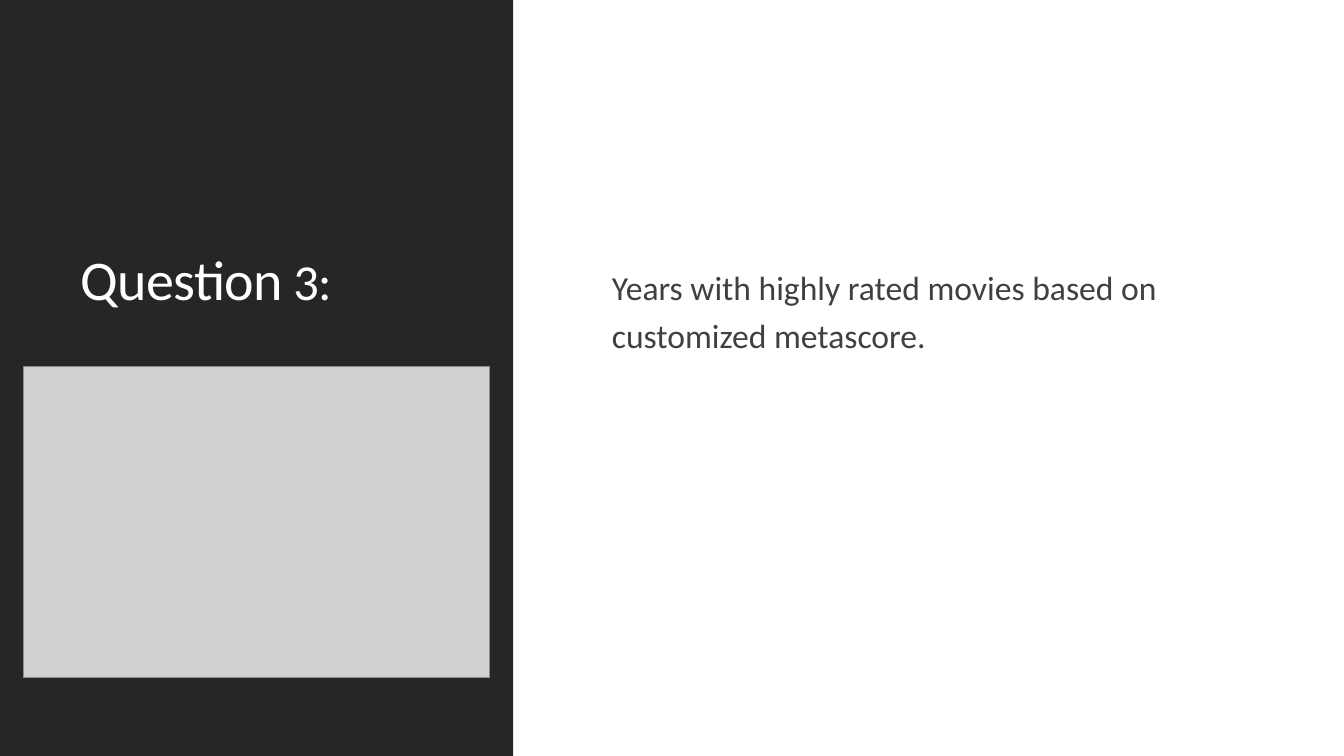
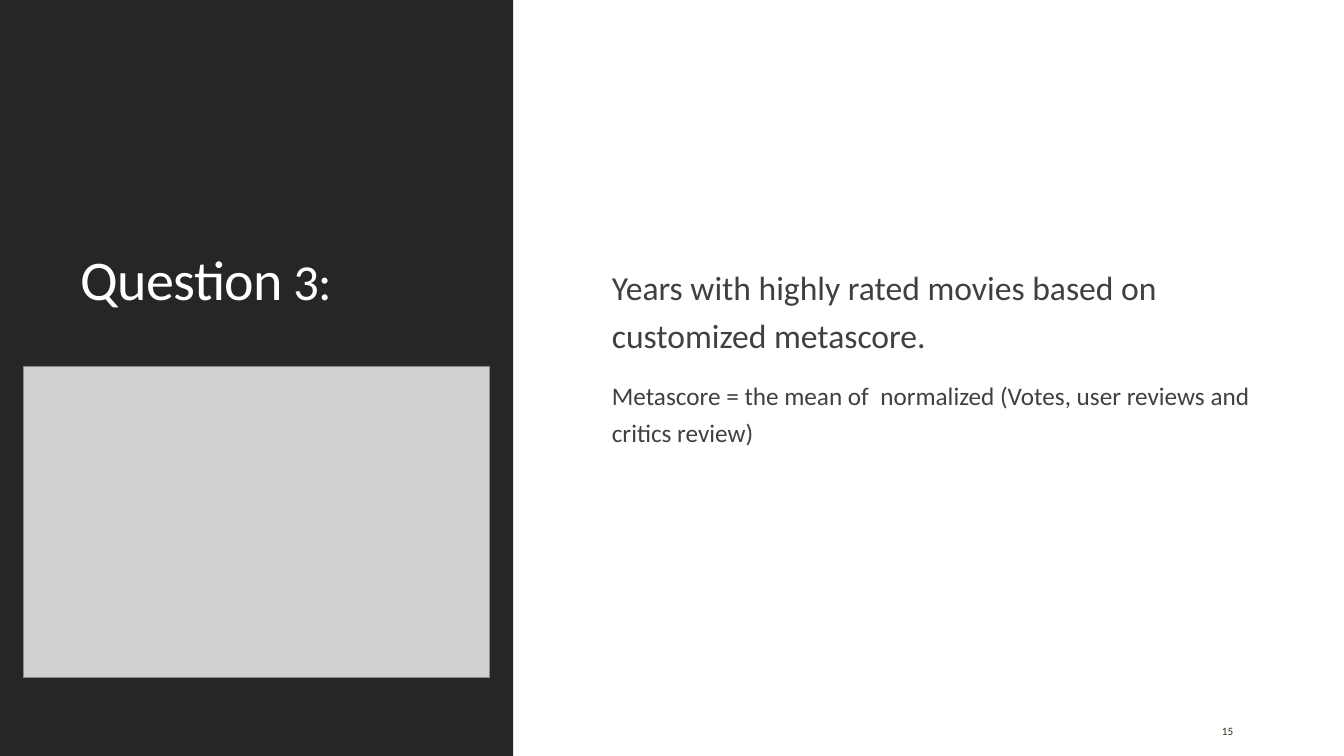
Before and after one commit to Ruthicaf1/GroupProj, a slide deck: slide 15 of TeamCassava_Presentation.pptx (slide 12 before the commit). Drawn at 1344x756 pixels with LibreOffice and Linux fonts; fonts in the diff are those of the drawing; grey boxes stand for pictures. Boxes give left, top, right and bottom in pixels: in the first picture for what was removed or moved away, otherwise in the second. Text is boxed around its words. In the diff, an @@ line names an element or a change of style, - is before the commit and + after.

```diff
--- a/TeamCassava_Presentation.pptx
+++ b/TeamCassava_Presentation.pptx
@@ text at box(612, 387, 1250, 445): paragraph added @@
+  Metascore = the mean of normalized (Votes, user reviews and critics review)
@@ page number added at box(1222, 727, 1233, 735), 8 pt, text #312B1B @@
+15
```
Also in this commit, not shown: 13 other slides changed, 4 slides added, 1 slide removed.
